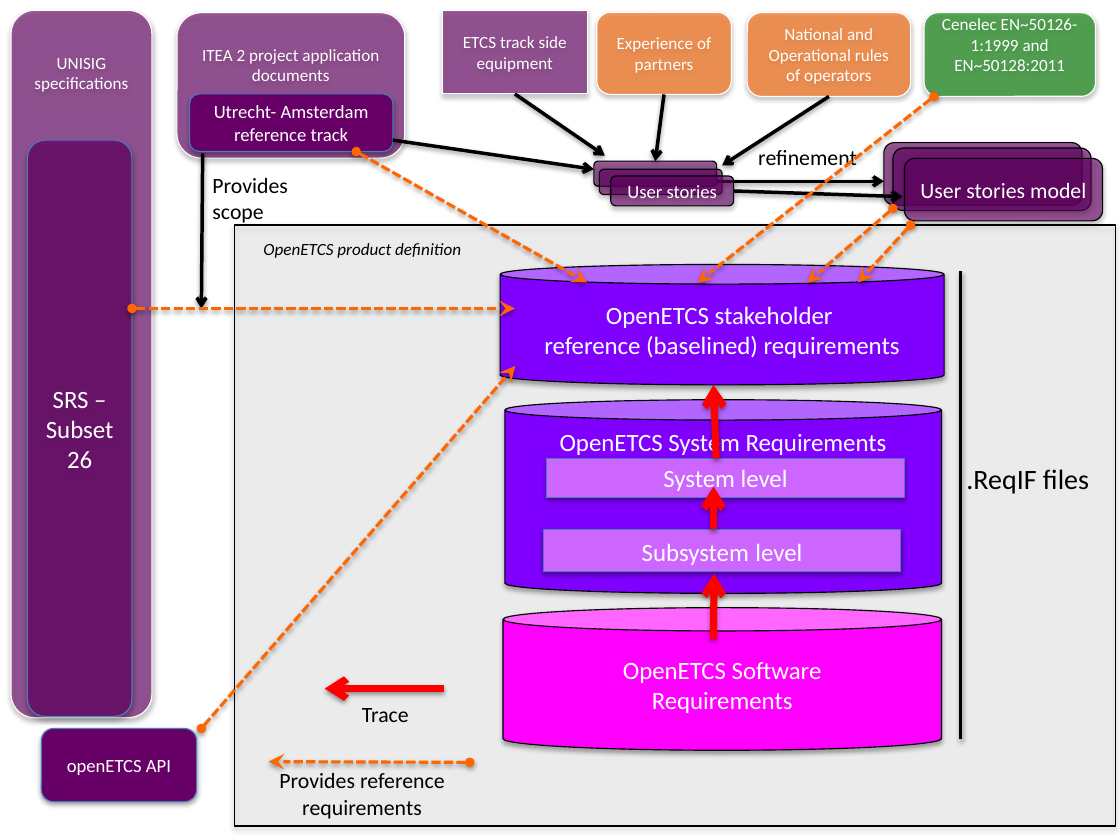
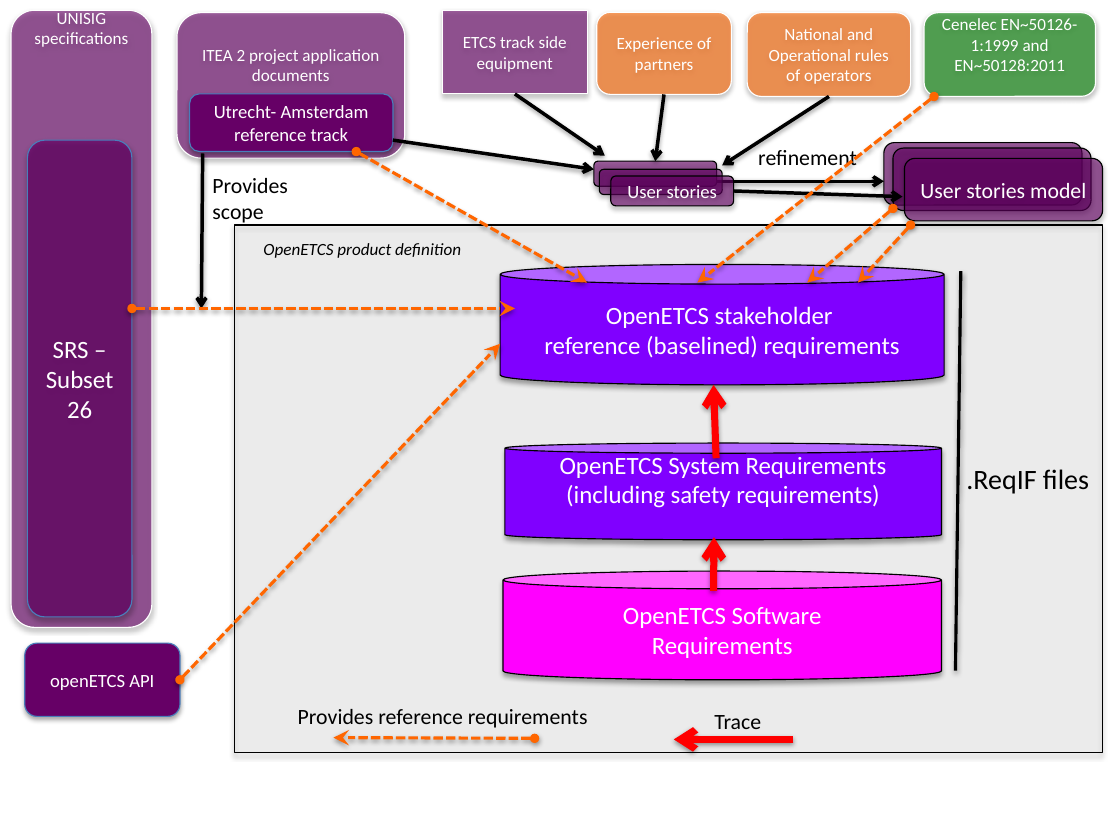
Before and after one commit to openETCS/toolchain, a slide deck: slide 7 of T7.3/TraceabilityArchitecture/images/2015-11-01 openETCS traceability_Figures.pptx. Drawn at 1120x840 pixels with LibreOffice and Linux fonts; fonts in the diff are those of the drawing. Boxes give left, top, right and bottom in pixels: in the first picture for what was removed or moved away, otherwise in the second. Text is boxed around its words. In the diff, an @@ line names an element or a change of style, - is before the commit and + after.

Commit message:
Small updates - completed presentation of traceability scenarios for P1 and P2

```diff
--- a/T7.3/TraceabilityArchitecture/images/2015-11-01 openETCS traceability_Figures.pptx
+++ b/T7.3/TraceabilityArchitecture/images/2015-11-01 openETCS traceability_Figures.pptx
@@ rounded rectangle "UNISIG specifications": place and size @@
-rounded rectangle "UNISIG specifications" at (11,10,152,718)
+rounded rectangle "UNISIG specifications" at (11,10,152,627)
@@ rounded rectangle "SRS – Subset 26": place and size @@
-rounded rectangle "SRS – Subset 26" at (28,140,132,717)
+rounded rectangle "SRS – Subset 26" at (28,140,132,617)
@@ rectangle: place and size @@
-rectangle at (234,225,1116,827)
+rectangle at (234,225,1102,753)
@@ line moved from (961, 271) - (961, 739) to (961, 271) - (955, 671) @@
@@ double arrow moved from (202, 728) - (515, 366) to (180, 680) - (501, 344) @@
@@ cylinder "OpenETCS System Requirements": place and size @@
-cylinder "OpenETCS System Requirements" at (505,400,942,594)
+cylinder "OpenETCS System Requirements" at (505,444,942,540)
@@ rectangle removed at (547,458,904,497) @@
-System level
@@ text in cylinder at (566,485,879,508): paragraph added @@
+(including safety requirements)
@@ arrow removed from (713, 530) to (713, 487) @@
@@ rectangle removed at (543,530,900,572) @@
-Subsystem level
@@ arrow moved from (713, 640) - (713, 573) to (713, 591) - (713, 538) @@
@@ cylinder "OpenETCS Software": place and size @@
-cylinder "OpenETCS Software" at (503,608,942,750)
+cylinder "OpenETCS Software" at (503,571,942,680)
@@ rounded rectangle "openETCS API": place and size @@
-rounded rectangle "openETCS API" at (41,728,197,801)
+rounded rectangle "openETCS API" at (25,643,180,716)
@@ text "Provides reference requirements" rewrapped from (279,773,445,819) to (298,709,588,731) @@
@@ text "Trace": place and size @@
-text "Trace" at (362,708,409,722)
+text "Trace" at (714,715,761,729)
@@ double arrow moved from (469, 763) - (269, 762) to (534, 738) - (334, 738) @@
@@ arrow moved from (445, 689) - (325, 689) to (793, 739) - (674, 739) @@
```
Also in this commit, not shown: 1 other slide changed, 1 slide added, 11 other files.
